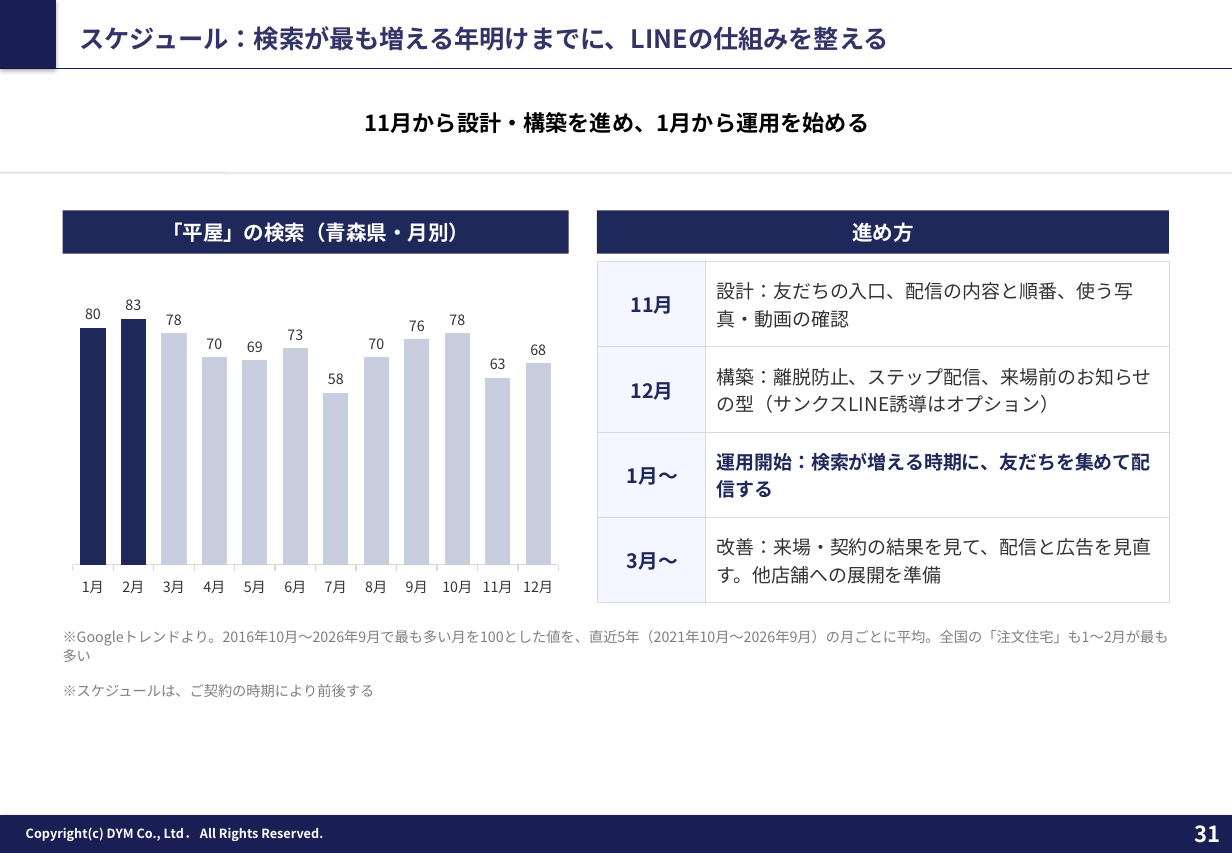
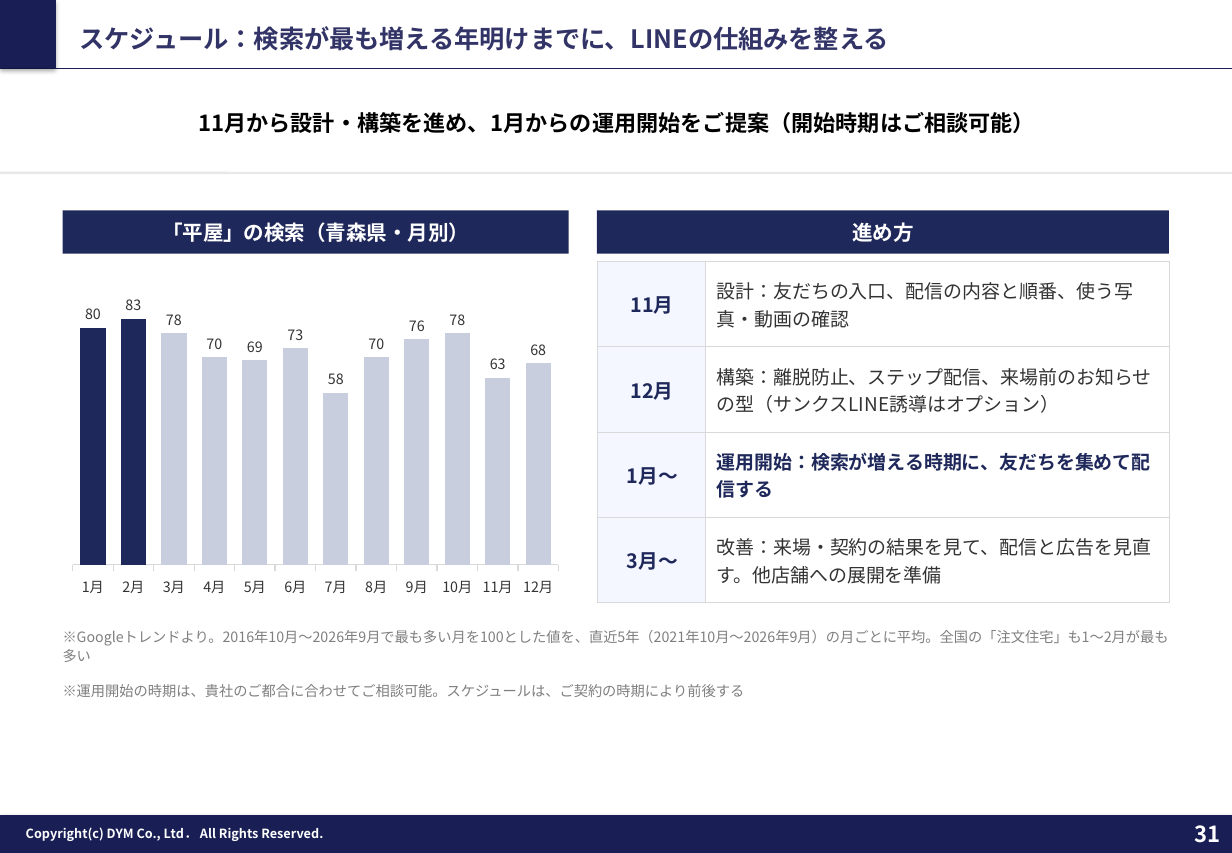
Before and after one commit to tonomura-r-dev/folder, a slide deck: slide 31 of 202610_タナカホーム株式会社御中_LINE公式アカウント運用のご提案_v5.pptx. Drawn at 1232x853 pixels with LibreOffice and Linux fonts; fonts in the diff are those of the drawing; background and template pictures are left out. Boxes give left, top, right and bottom in pixels: in the first picture for what was removed or moved away, otherwise in the second. Text is boxed around its words. In the diff, an @@ line names an element or a change of style, - is before the commit and + after.

```diff
--- a/202610_タナカホーム株式会社御中_LINE公式アカウント運用のご提案_v5.pptx
+++ b/202610_タナカホーム株式会社御中_LINE公式アカウント運用のご提案_v5.pptx
@@ text at (x1=198, y1=112, x2=1035, y2=133): text changed @@
-11月から設計・構築を進め、1月から運用を始める
+11月から設計・構築を進め、1月からの運用開始をご提案（開始時期はご相談可能）
@@ text at (x1=63, y1=684, x2=745, y2=697): text changed @@
-※スケジュールは、ご契約の時期により前後する
+※運用開始の時期は、貴社のご都合に合わせてご相談可能。スケジュールは、ご契約の時期により前後する
```
Also in this commit, not shown: 2 other files.
